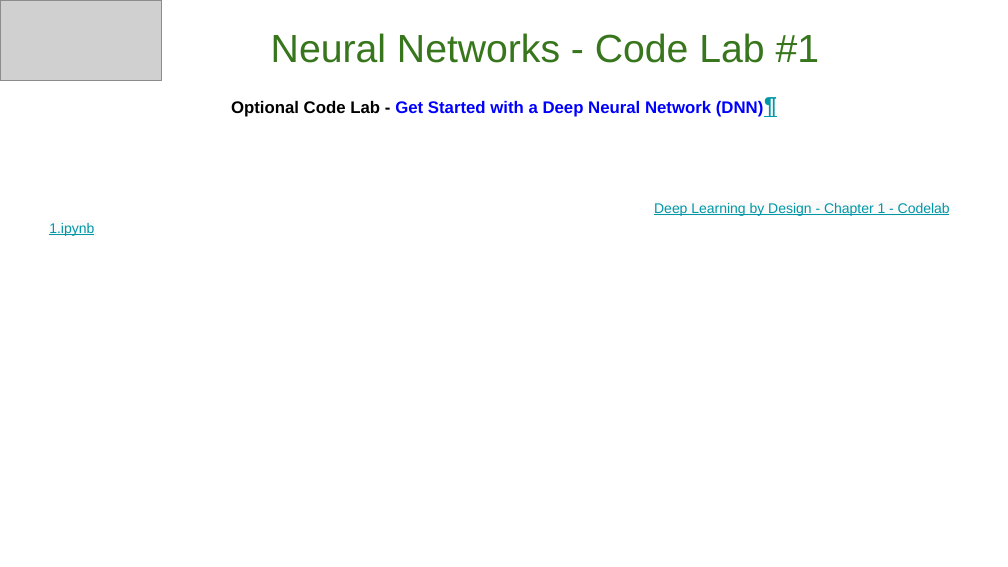
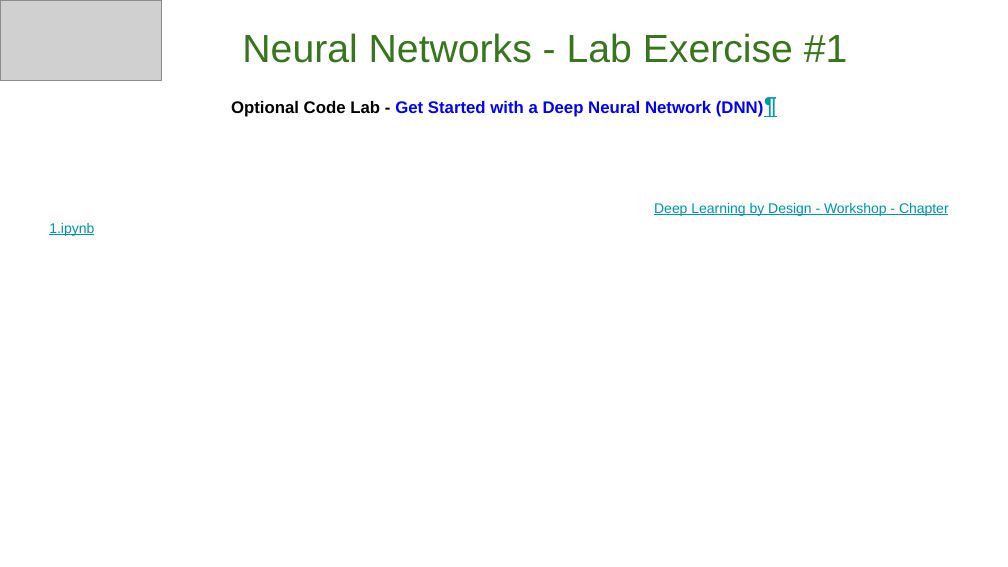
Before and after one commit to GoogleCloudPlatform/keras-idiomatic-programmer, a slide deck: slide 46 of books/deep-learning-by-design/Deep Learning by Design - Workshop - Chapter 1.pptx. Drawn at 1008x567 pixels with LibreOffice and Linux fonts; fonts in the diff are those of the drawing; grey boxes stand for pictures. Boxes give left, top, right and bottom in pixels: in the first picture for what was removed or moved away, otherwise in the second. Text is boxed around its words. In the diff, an @@ line names an element or a change of style, - is before the commit and + after.

Commit message:
correct lab exercise links

```diff
--- a/books/deep-learning-by-design/Deep Learning by Design - Workshop - Chapter 1.pptx
+++ b/books/deep-learning-by-design/Deep Learning by Design - Workshop - Chapter 1.pptx
@@ subtitle at (242, 33, 848, 63): text changed @@
-Neural Networks - Code Lab #1
+Neural Networks - Lab Exercise #1
@@ text at (49, 203, 949, 236): text changed @@
-Deep Learning by Design - Chapter 1 - Codelab 1.ipynb
+Deep Learning by Design - Workshop - Chapter 1.ipynb
```
Also in this commit, not shown: 1 other file.
